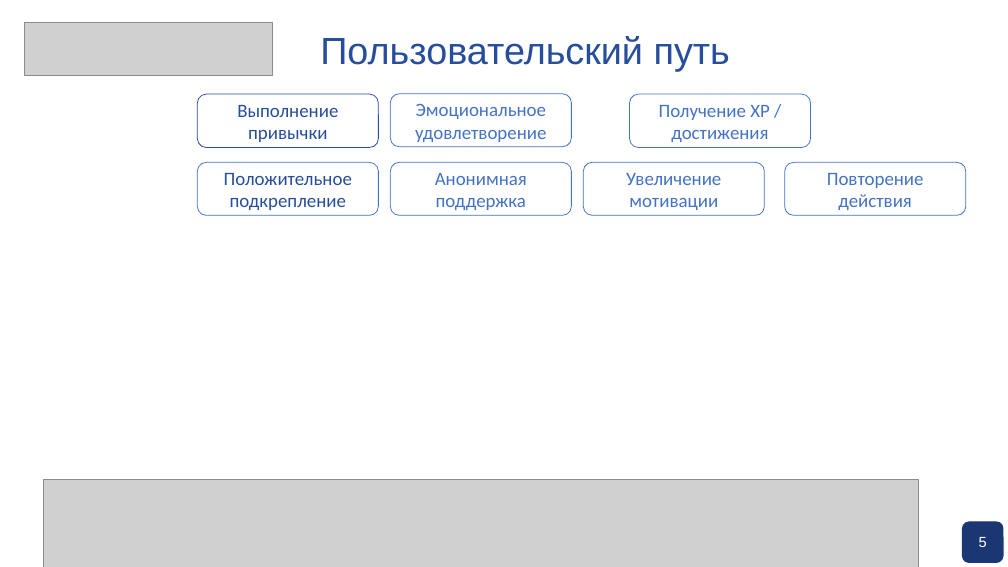
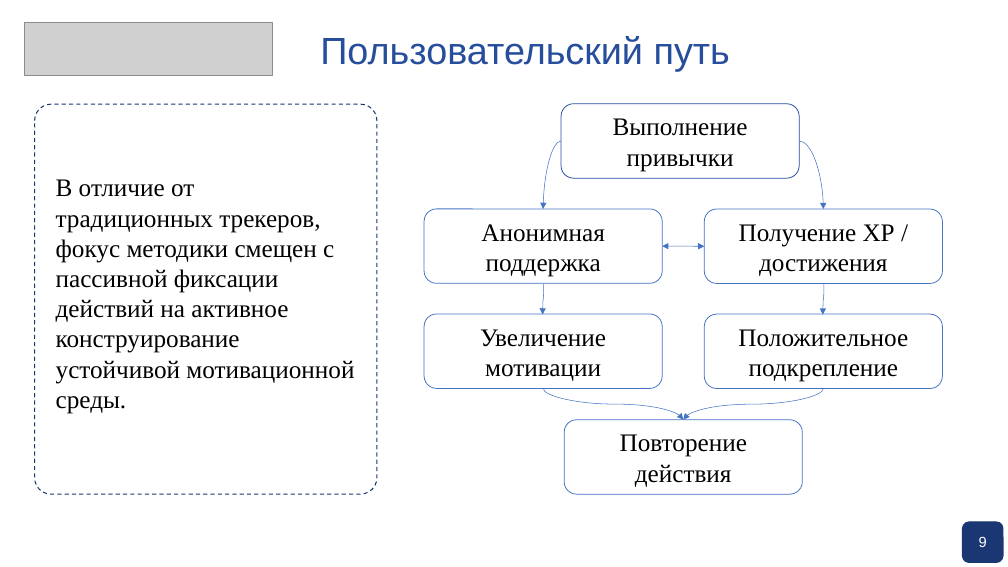
Before and after one commit to pagamov/pagamov_bot, a slide deck: slide 9 of docs/Презентация Гамов.pptx (slide 21 before the commit). Drawn at 1008x567 pixels with LibreOffice and Linux fonts; fonts in the diff are those of the drawing; grey boxes stand for pictures; background and template pictures are left out. Boxes give left, top, right and bottom in pixels: in the first picture for what was removed or moved away, otherwise in the second. Text is boxed around its words. In the diff, an @@ line names an element or a change of style, - is before the commit and + after.

```diff
--- a/docs/Презентация Гамов.pptx
+++ b/docs/Презентация Гамов.pptx
@@ rounded rectangle added at (x1=35, y1=104, x2=377, y2=495), outline #1A3773 1 pt dashed @@
@@ rounded rectangle removed at (x1=390, y1=94, x2=571, y2=147) @@
-Эмоциональное удовлетворение
@@ rounded rectangle "Выполнение привычки" resized from (x1=197, y1=94, x2=378, y2=147) to (x1=561, y1=104, x2=799, y2=178) @@
@@ rounded rectangle "Выполнение привычки" at (x1=561, y1=104, x2=799, y2=178): size 18 to 24 pt, font Calibri to Times New Roman, text colour #274E9C to #000000; fill #FFFFFF to none @@
@@ curved arrow added from (561, 141) to (544, 209), #4472C4 0.5 pt @@
@@ curved arrow added from (799, 141) to (823, 209), #4472C4 0.5 pt @@
@@ text added at (x1=56, y1=179, x2=354, y2=414), 24 pt, text #000000 @@
+В отличие от традиционных трекеров, фокус методики смещен с пассивной фиксации действий на активное конструирование устойчивой мотивационной среды.
@@ rounded rectangle "Анонимная поддержка" resized from (x1=390, y1=163, x2=571, y2=216) to (x1=424, y1=209, x2=662, y2=283) @@
@@ rounded rectangle "Получение ХР / достижения" resized from (x1=630, y1=94, x2=811, y2=147) to (x1=705, y1=209, x2=943, y2=284) @@
@@ curved double arrow added from (662, 247) to (705, 247), #4472C4 0.5 pt @@
@@ curved arrow added from (544, 284) to (543, 315), #4472C4 0.5 pt @@
@@ curved arrow added from (824, 284) to (823, 315), #4472C4 0.5 pt @@
@@ rounded rectangle "Увеличение мотивации" resized from (x1=584, y1=163, x2=765, y2=216) to (x1=424, y1=314, x2=662, y2=388) @@
@@ rounded rectangle "Положительное подкрепление" resized from (x1=197, y1=163, x2=378, y2=216) to (x1=705, y1=314, x2=943, y2=388) @@
@@ rounded rectangle "Положительное подкрепление" at (x1=705, y1=314, x2=943, y2=388): size 18 to 24 pt, font Calibri to Times New Roman, text colour #274E9C to #000000 @@
@@ curved arrow added from (544, 389) to (684, 420), #4472C4 0.5 pt @@
@@ curved arrow added from (823, 389) to (684, 420), #4472C4 0.5 pt @@
@@ size 18 to 24 pt, font Calibri to Times New Roman, text colour #4472C4 to #000000 in 4 elements at (x1=424, y1=209, x2=662, y2=283), (x1=705, y1=209, x2=943, y2=284), (x1=424, y1=314, x2=662, y2=388), (x1=564, y1=420, x2=802, y2=494) @@
@@ rounded rectangle "Повторение действия" resized from (x1=785, y1=163, x2=966, y2=216) to (x1=564, y1=420, x2=802, y2=494) @@
@@ picture removed at (x1=43, y1=479, x2=919, y2=567) @@
@@ text at (x1=979, y1=536, x2=987, y2=547): text changed @@
-5
+9
```
Also in this commit, not shown: 8 other slides changed, 4 slides added, 12 slides removed.
